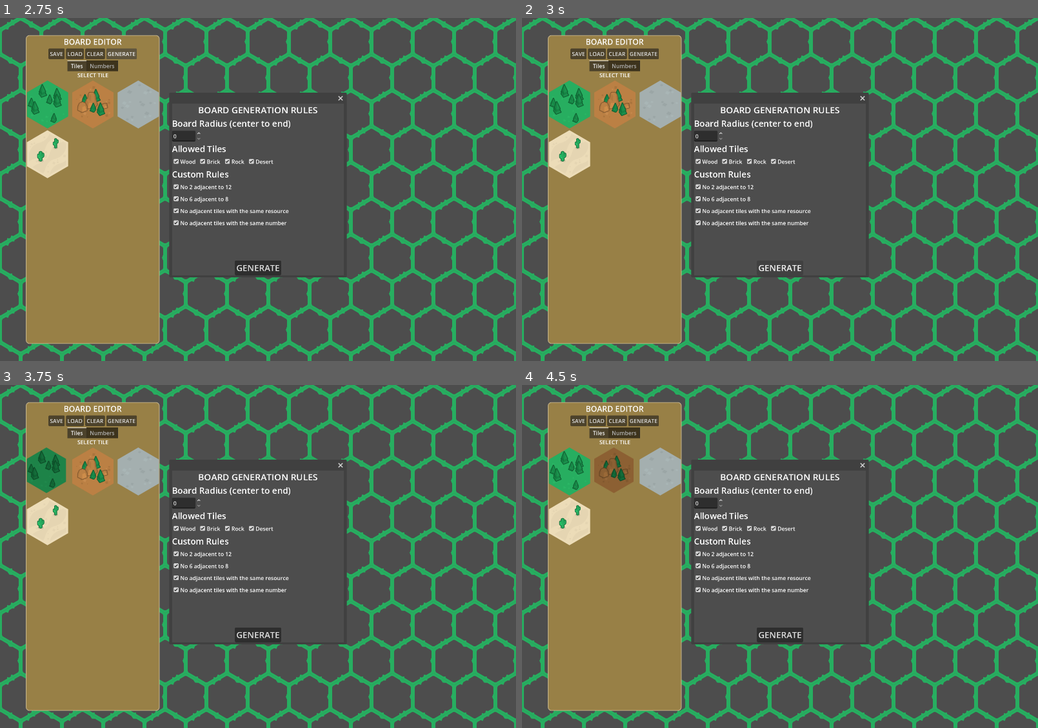
Above: before the commit, frames 1-4 (two rows, left to right).
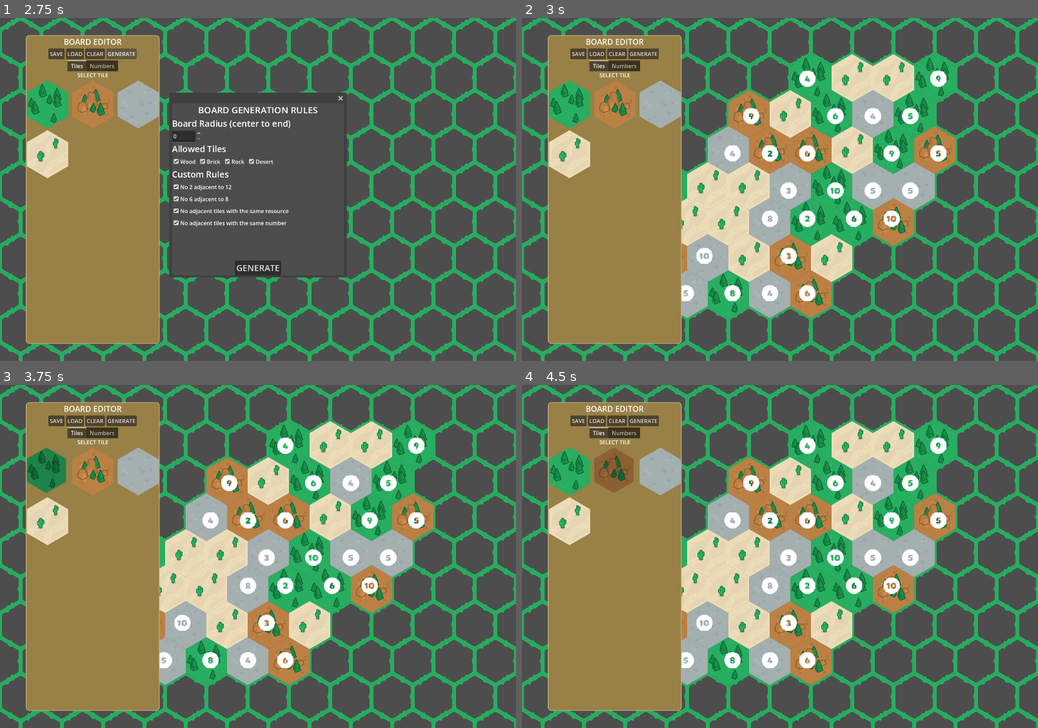
Above: after the commit, the same moments.

Repository: connortodd21/catan
Game: Godot game, scene res://scenes/main.tscn
Two runs of this game, one before a commit and one after it. Both use one fixed random seed, a clock stepped at 60 frames per second and the inputs below. The project has no main scene, so this scene is started directly.
Inputs (mouse positions are in pixels of both pictures, inside the frame that each line leads up to):
- Up to frame 1 (2.75 s): click "BOARD EDITOR" at 0.5 s; click "CLEAR" at 1.25 s; click "GENERATE" at 2 s
- Up to frame 2 (3 s): click "GENERATE" at 2.75 s
- Up to frame 3 (3.75 s): click (46, 470) at 3.52 s
- Up to frame 4 (4.5 s): click (614, 470) at 4.27 s

Frame 1 is identical in both runs. In frame 2, 29% of the frame differs, in the area x 30-84%, y 10-88%; in frame 3, 29%; in frame 4, 29%.
Error in both runs: Invalid assignment of property or key 'button_pressed' with value of type 'bool' on a base object of type 'Nil'. (res://scripts/board_editor_v2/editor_panel.gd…

Commit message:
Connect board generator UI + scripts

Diff:
--- a/scripts/board_editor_v2/board_editor_v_2.gd
+++ b/scripts/board_editor_v2/board_editor_v_2.gd
@@ -46,6 +46,7 @@
 	EditorState.board_cleared.connect(_on_board_cleared)
 	EditorState.board_saved.connect(_on_board_saved)
 	EditorState.board_load.connect(_on_board_load)
+	EditorState.board_generate_requested.connect(_on_board_generate)
 
 func _on_board_cleared() -> void:
 	clear_board()
@@ -59,6 +60,12 @@
 
 func _on_board_load() -> void:
 	save_manager.load_json_file_with_picker(Callable(self, "_on_json_loaded"))
+
+
+func _on_board_generate(config: GenerationConfig) -> void:
+	var board : SerializedBoard = BoardGenerator.generate(config)
+	clear_board()
+	set_board(board)
 
 #############################################
 ### TILE MAPS
--- a/scripts/board_editor_v2/board_generation_window.gd
+++ b/scripts/board_editor_v2/board_generation_window.gd
@@ -82,18 +82,16 @@
 
 func _on_generate_button_pressed() -> void:
 	var config := GenerationConfig.new()
-	var selected_rules: Array[BoardRule] = []
+	var rule_set = RuleSet.new()
 
 	for checkbox in rule_checkbox_map:
 		if checkbox.button_pressed:
-			selected_rules.append(rule_checkbox_map[checkbox])
-	config.rules = selected_rules
+			rule_set.add_rule(rule_checkbox_map[checkbox])
+	config.rule_set = rule_set
 
-	var allowed_tile := []
 	for checkbox in tile_checkbox_map:
 		if checkbox.pressed:
-			allowed_tile.append(tile_checkbox_map[checkbox].type)
-	config.allowed_tiles = allowed_tile
+			config.add_tile(tile_checkbox_map[checkbox])
 
 	EditorState.generate_board(config)
 	hide()
--- a/scripts/board_editor_v2/board_generator/board_generation.gd
+++ b/scripts/board_editor_v2/board_generator/board_generation.gd
@@ -1,4 +1,6 @@
 class_name BoardGenerator
+
+const center : Vector2i = Vector2i(6,4)
 
 const HEX_DIRECTIONS: Array[Vector2i] = [
 	Vector2i(1, 0),
@@ -9,12 +11,18 @@
 	Vector2i(0, 1),
 ]
 
-const DEFAULT_NUMBER_POOL := [
-	2, 3, 3, 4, 4, 5, 5,
-	6, 6, 8, 8,
-	9, 9, 10, 10, 11, 11, 12
-]
-
+const DEFAULT_COUNTS := {
+	2: 1,
+	3: 2,
+	4: 2,
+	5: 2,
+	6: 2,
+	8: 2,
+	9: 2,
+	10: 2,
+	#11: 2,
+	#12: 1
+}
 
 static func generate(config: GenerationConfig) -> SerializedBoard:
 	var rng := RandomNumberGenerator.new()
@@ -64,7 +72,7 @@
 		var r1 = max(-radius, -q - radius)
 		var r2 = min(radius, -q + radius)
 		for r in range(r1, r2 + 1):
-			coords.append(Vector2i(q, r))
+			coords.append(Vector2i(q, r) + center)
 
 	return coords
 
@@ -103,9 +111,6 @@
 	return coords_to_tile
 
 static func _assign_numbers(tile_map: Dictionary, coords: Array, config: GenerationConfig, rng: RandomNumberGenerator) -> Dictionary:
-	var number_pool := DEFAULT_NUMBER_POOL.duplicate()
-	_shuffle_with_rng(number_pool, rng)
-
 	var valid_coords: Array[Vector2i] = []
 
 	for coord in coords:
@@ -113,11 +118,8 @@
 			if not TileUtils.is_desert(tile_map[coord]):
 				valid_coords.append(coord)
 
-	if number_pool.size() < valid_coords.size():
-		return {}
-
+	var number_pool = build_number_pool(valid_coords.size(), rng)
 	var coords_to_numbers := {}
-
 	for coord in valid_coords:
 		var placed := false
 		number_pool.shuffle()
@@ -137,46 +139,39 @@
 	return coords_to_numbers
 
 
+#############################################
+### HELPERS
+#############################################
+static func build_number_pool(tile_count: int, rng: RandomNumberGenerator) -> Array:
+	# 1. Total numbers in standard Catan
+	var total_standard := 18  # sum of all counts in DEFAULT_COUNTS
+	var pool := []
 
-#############################################
-### RULES
-#############################################
-static func _has_adjacent_same_tile(tile_map: Dictionary, coord: Vector2i, tile: int) -> bool:
-	for dir in HEX_DIRECTIONS:
-		var neighbor := coord + dir
-		if tile_map.has(neighbor):
-			if tile_map[neighbor] == tile:
-				return true
-	return false
+	for number in DEFAULT_COUNTS.keys():
+		var proportion := float(DEFAULT_COUNTS[number]) / total_standard
+		var scaled_count = round(proportion * tile_count)
+		for i in range(scaled_count):
+			pool.append(number)
 
+	# Fix rounding: add/remove numbers to match tile_count exactly
+	while pool.size() < tile_count:
+		# pick a number randomly weighted by original distribution
+		var weights := []
+		for n in DEFAULT_COUNTS.keys():
+			weights.append(DEFAULT_COUNTS[n])
+		var r := randi() % int(ArrayUtils.sum_array(weights))
+		var cum := 0
+		for idx in range(weights.size()):
+			cum += weights[idx]
+			if r < cum:
+				pool.append(DEFAULT_COUNTS.keys()[idx])
+				break
 
-static func _has_adjacent_same_number(number_map: Dictionary, coord: Vector2i, number: int) -> bool:
-	for dir in HEX_DIRECTIONS:
-		var neighbor := coord + dir
-		if number_map.has(neighbor):
-			if number_map[neighbor] == number:
-				return true
-	return false
+	while pool.size() > tile_count:
+		pool.pop_back()
 
-
-static func _has_adjacent_six_or_eight(number_map: Dictionary, coord: Vector2i) -> bool:
-	for dir in HEX_DIRECTIONS:
-		var neighbor := coord + dir
-		if number_map.has(neighbor):
-			var n = number_map[neighbor]
-			if n == 6 or n == 8:
-				return true
-	return false
-
-
-static func _has_adjacent_two_or_twelve(number_map: Dictionary, coord: Vector2i) -> bool:
-	for dir in HEX_DIRECTIONS:
-		var neighbor := coord + dir
-		if number_map.has(neighbor):
-			var n = number_map[neighbor]
-			if n == 2 or n == 12:
-				return true
-	return false
+	_shuffle_with_rng(pool, rng)
+	return pool
 
 #############################################
 ### RANDOMNESS
--- a/scripts/board_editor_v2/board_generator/generation_config.gd
+++ b/scripts/board_editor_v2/board_generator/generation_config.gd
@@ -4,3 +4,7 @@
 var seed_value: int = 0
 var allowed_tiles: Array[TerrainTypes.Type] = []
 @export var rule_set: RuleSet
+
+
+func add_tile(tile: TerrainTypes.Type) -> void:
+	allowed_tiles.append(tile)
--- a/scripts/board_editor_v2/rule_sets/rule_set.gd
+++ b/scripts/board_editor_v2/rule_sets/rule_set.gd
@@ -9,3 +9,7 @@
 		if not rule.validate(coord, tile, number, tile_map, number_map):
 			return false
 	return true
+
+
+func add_rule(rule: BoardRule) -> void:
+	rules.append(rule)
--- a/scripts/main/main.gd
+++ b/scripts/main/main.gd
@@ -45,5 +45,3 @@
 	ui_container.add_child(ui_node)
 
 	_show_container(ui_container)
-	print("scene_container global position:", scene_container.global_position)
-	print("editor_instance global position:", editor_instance.global_position)
--- /dev/null
+++ b/scripts/utils/array_utils.gd
@@ -0,0 +1,8 @@
+class_name ArrayUtils
+
+
+static func sum_array(numbers_array: Array) -> Variant:
+	var total_sum: int = 0
+	for number in numbers_array:
+		total_sum += number
+	return total_sum
Not shown, added: scripts/utils/array_utils.gd.uid
